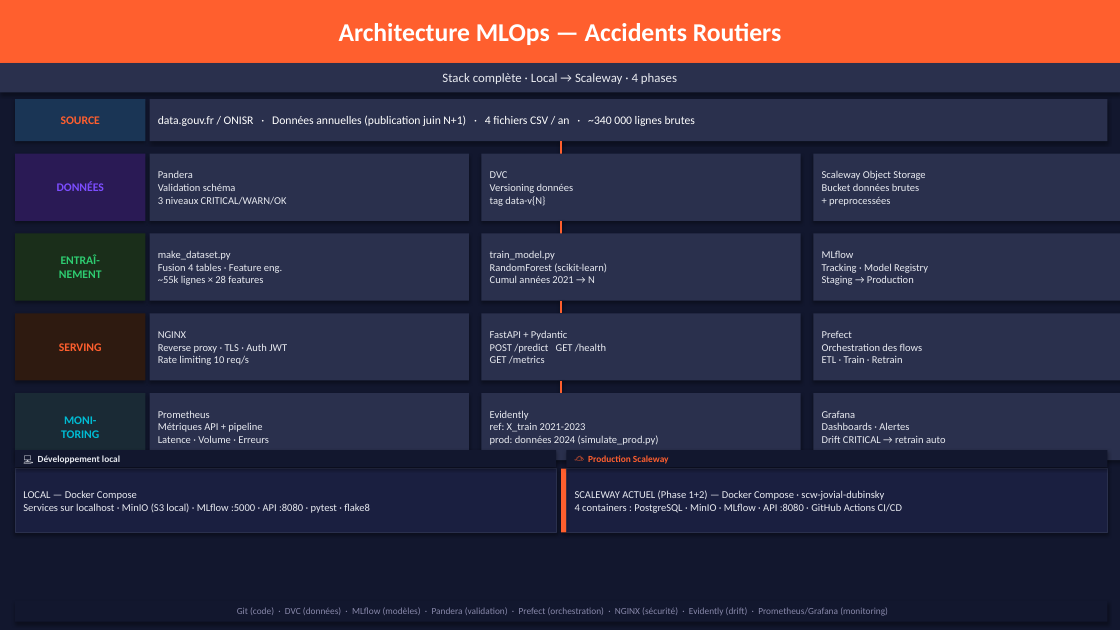
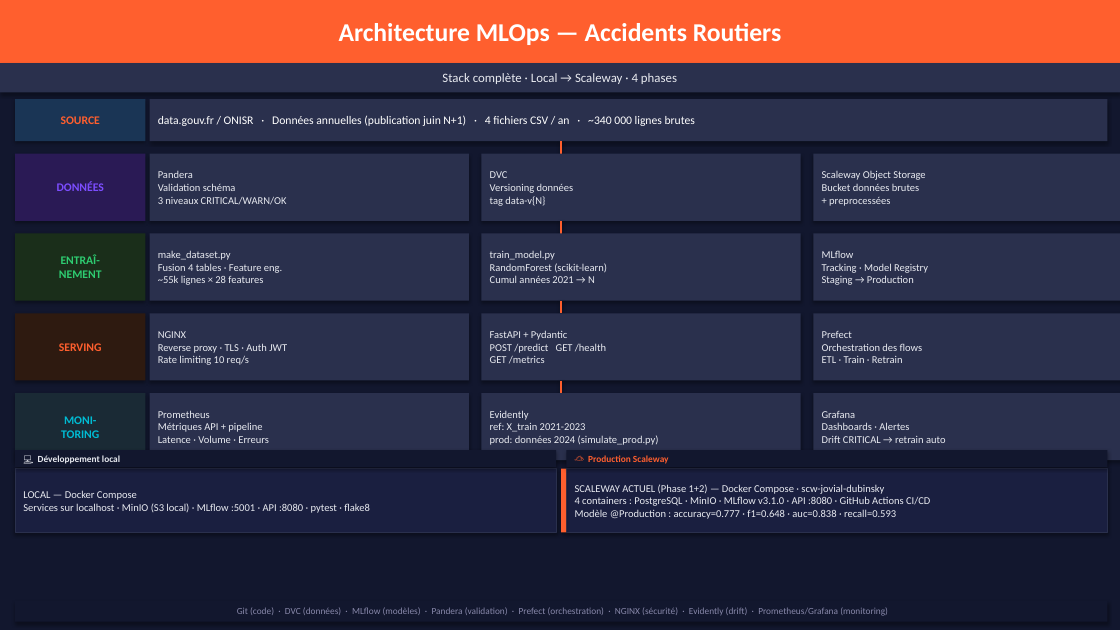
Before and after one commit to jakatt/cac_mlops, a slide deck: slide 2 of cac_mlops_architecture.pptx. Drawn at 1120x630 pixels with LibreOffice and Linux fonts; fonts in the diff are those of the drawing. Boxes give left, top, right and bottom in pixels: in the first picture for what was removed or moved away, otherwise in the second. Text is boxed around its words. In the diff, an @@ line names an element or a change of style, - is before the commit and + after.

```diff
--- a/cac_mlops_architecture.pptx
+++ b/cac_mlops_architecture.pptx
@@ text in rectangle at bbox=[23, 503, 370, 513]: text changed @@
-Services sur localhost · MinIO (S3 local) · MLflow :5000 · API :8080 · pytest · flake8
+Services sur localhost · MinIO (S3 local) · MLflow :5001 · API :8080 · pytest · flake8
@@ text in rectangle at bbox=[575, 496, 930, 519]: text changed @@
-4 containers : PostgreSQL · MinIO · MLflow · API :8080 · GitHub Actions CI/CD
+4 containers : PostgreSQL · MinIO · MLflow v3.1.0 · API :8080 · GitHub Actions CI/CD
+Modèle @Production : accuracy=0.777 · f1=0.648 · auc=0.838 · recall=0.593
```
Also in this commit, not shown: 2 other files.
